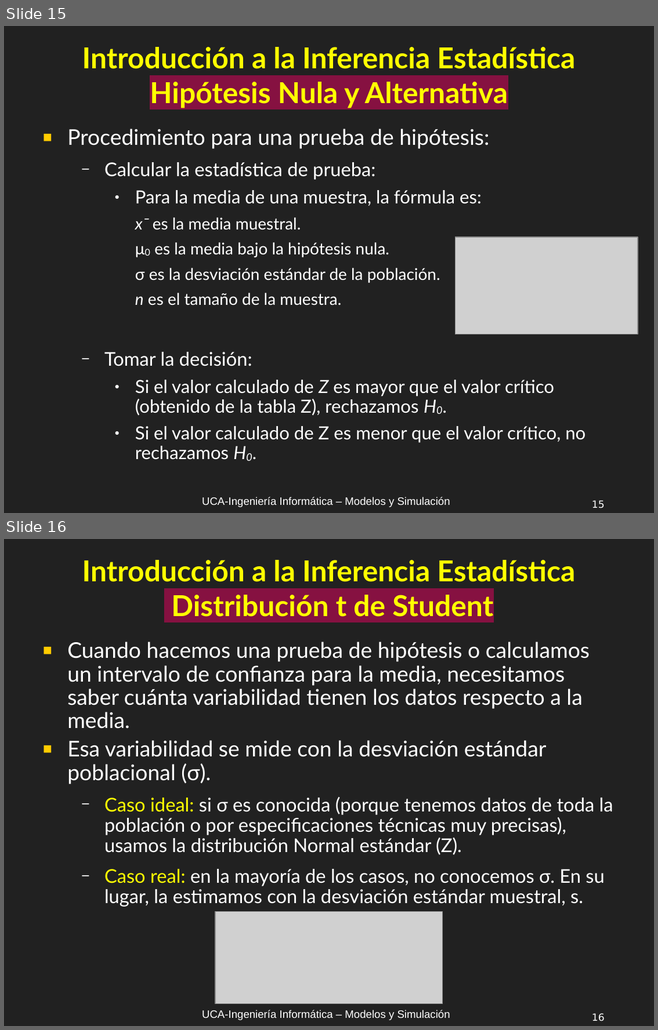
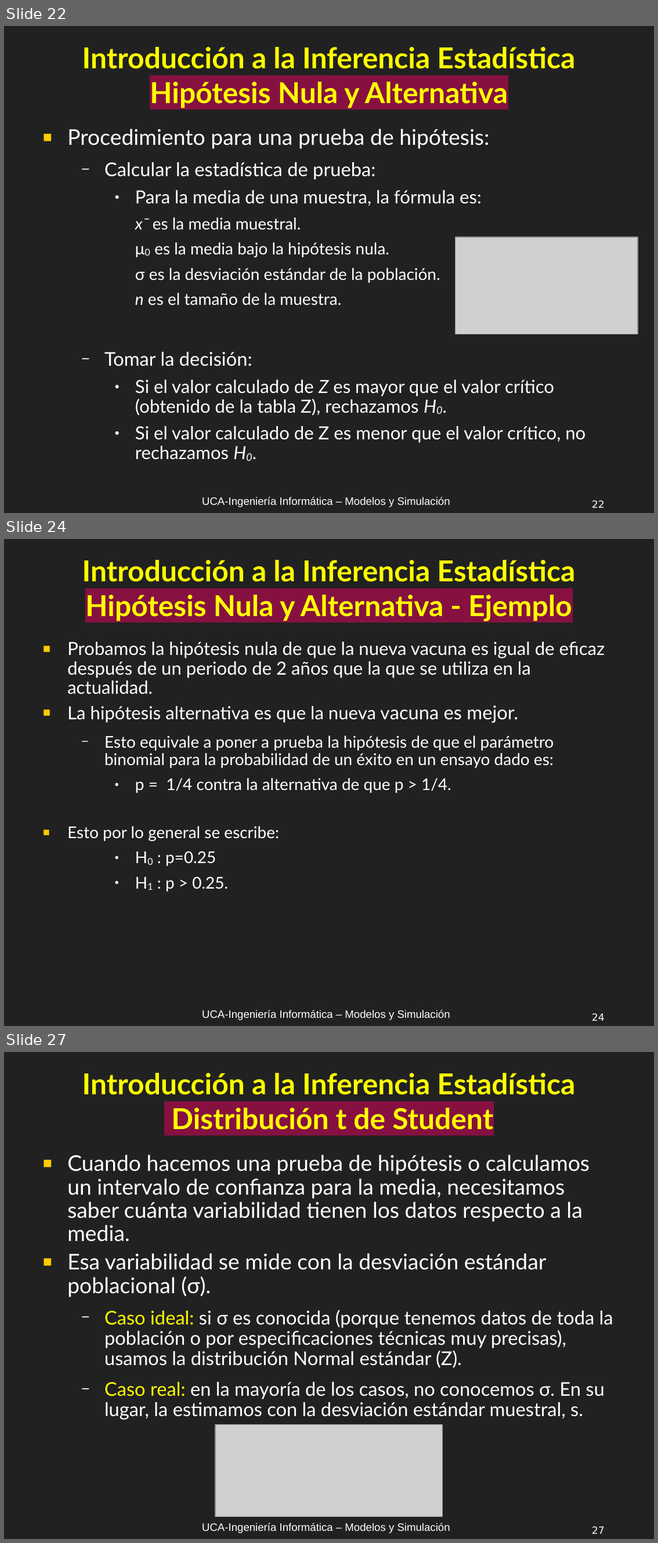
Before and after one commit to UCA-Facultad-de-Ingenieria-Clases-2025/MyS, a slide deck: Clases/MyS_C1A_Introducción_Inferencia_Estadística_R1.odp. Shown one above the other, each under a label of ours: slides 15 and 16 before the commit, slides 22, 24 and 27 after it; the slides between them are not shown. The pictures are 658x1030 and 658x1543 pixels, drawn with LibreOffice and Linux fonts; fonts in the diff are those of the drawing; grey boxes stand for pictures. Boxes give left, top, right and bottom in pixels: in the first picture for what was removed or moved away, otherwise in the second. Text is boxed around its words. In the diff, an @@ line names an element or a change of style, - is before the commit and + after.

```diff
--- a/Clases/MyS_C1A_Introducción_Inferencia_Estadística_R1.odp
+++ b/Clases/MyS_C1A_Introducción_Inferencia_Estadística_R1.odp
@@ slide 24 added at (4,539,654,1026), background #212121; not listed: 2 template elements that a slide beside it also shows @@
@@ title added at (82,560,575,621), 32 pt, text #FFFF00, bold @@
+Introducción a la Inferencia Estadística
+Hipótesis Nula y Alternativa - Ejemplo
@@ text added at (67,642,605,892), 18 pt, text #FFFFFF @@
+■ Probamos la hipótesis nula de que la nueva vacuna es igual de eficaz después de un periodo de 2 años que la que se utiliza en la actualidad.
+■ La hipótesis alternativa es que la nueva vacuna es mejor.
+  − Esto equivale a poner a prueba la hipótesis de que el parámetro binomial para la probabilidad de un éxito en un ensayo dado es:
+    ● p = 1/4 contra la alternativa de que p > 1/4.
+■ Esto por lo general se escribe:
+    ● H0 : p=0.25
+    ● H1 : p > 0.25.
@@ what was slide 15 is now slide 22 @@
@@ page number at (592,500,604,508): text changed @@
-15
+22
@@ what was slide 16 is now slide 27 @@
@@ page number at (592,1526,604,1534): text changed @@
-16
+27
```
Also in this commit, not shown: 6 slides changed, 21 other slides added, 1 other file.
